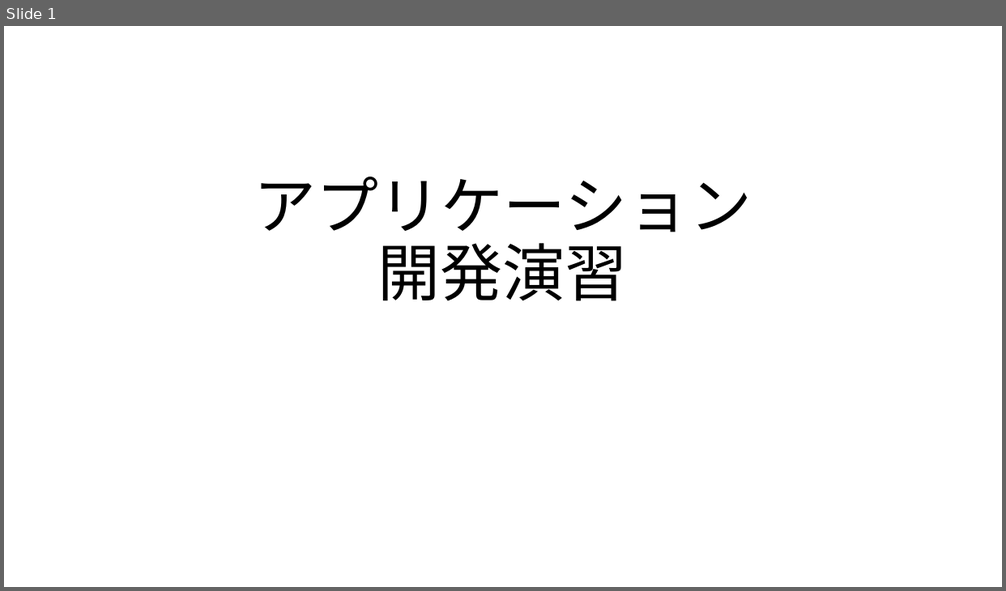
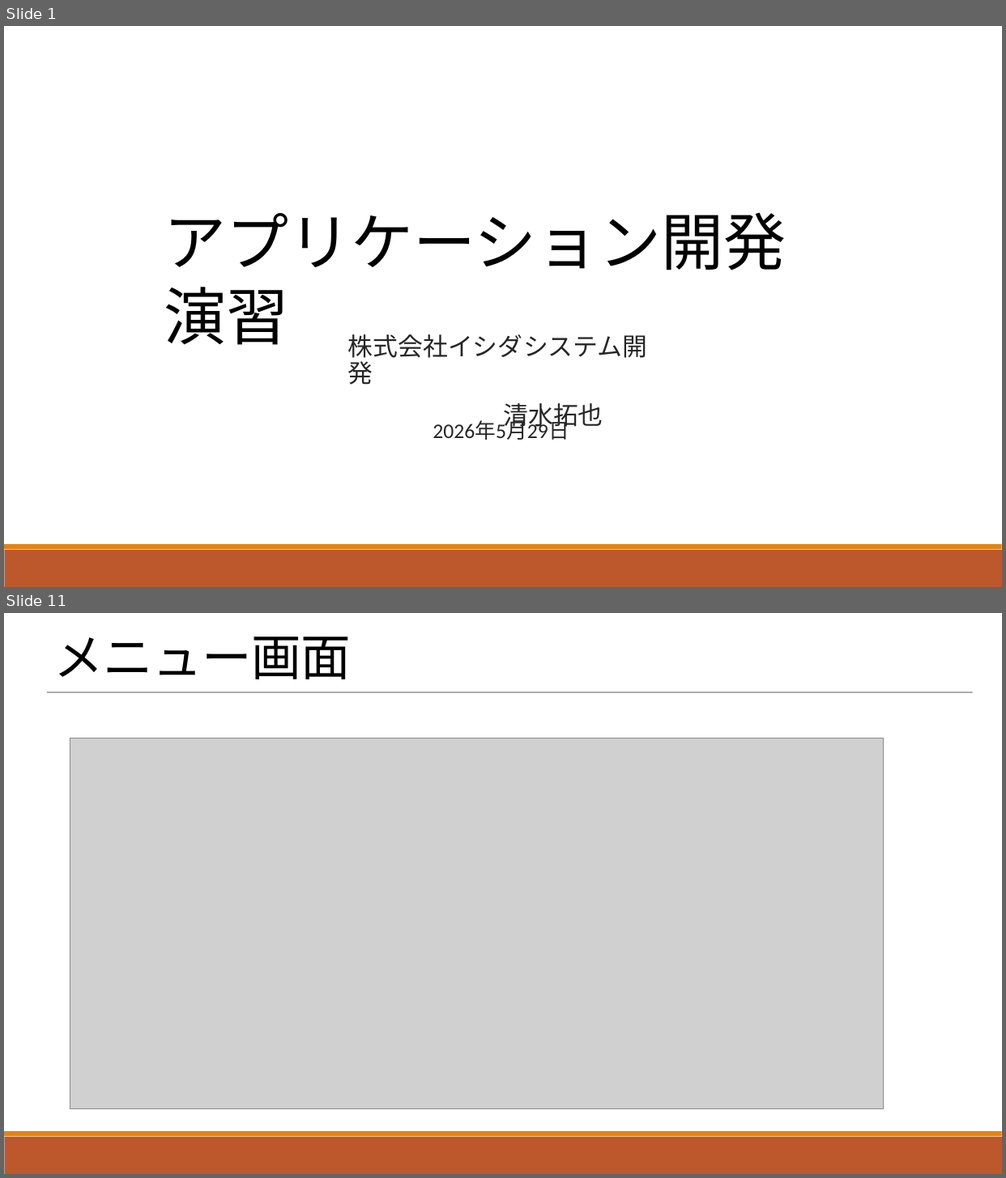
Before and after one commit to STHub65536/csharp_training_202605, a slide deck: docs/04_presentation/アプリケーション開発演習プレゼンテーション.pptx. Shown one above the other, each under a label of ours: slide 1 before the commit, slides 1 and 11 after it; the slides between them are not shown. The pictures are 1006x591 and 1006x1178 pixels, drawn with LibreOffice and Linux fonts; fonts in the diff are those of the drawing; grey boxes stand for pictures. Boxes give left, top, right and bottom in pixels: in the first picture for what was removed or moved away, otherwise in the second. Text is boxed around its words. In the diff, an @@ line names an element or a change of style, - is before the commit and + after.

```diff
--- a/docs/04_presentation/アプリケーション開発演習プレゼンテーション.pptx
+++ b/docs/04_presentation/アプリケーション開発演習プレゼンテーション.pptx
@@ slide 11 added at [4,613,1002,1174], background #FFFFFF; not listed: 2 template elements that a slide beside it also shows @@
@@ text added at [54,636,351,679], 48 pt, text #000000 @@
+メニュー画面
@@ line added from (47, 692) to (973, 692), #000000 1 pt @@
@@ picture added at [70,739,884,1110] @@
@@ slide 1 changed as well @@
@@ text "アプリケーション開発演習" at [164,212,786,345]: vertical alignment bottom to top @@
@@ text at [164,212,786,345]: text changed; font Noto Sans CJK JP to Calibri @@
-アプリケーション
-開発演習
+アプリケーション開発演習
@@ text added at [348,335,647,431], 24 pt, text #262626 @@
+  株式会社イシダシステム開発
+  清水拓也
@@ text added at [432,421,569,440], 20 pt, text #262626 @@
+2026年5月29日
@@ rectangle added at [4,550,1002,587], fill #BD582C @@
@@ rectangle added at [4,544,1002,550], fill #E48312 @@
```
Also in this commit, not shown: 23 other slides added.
